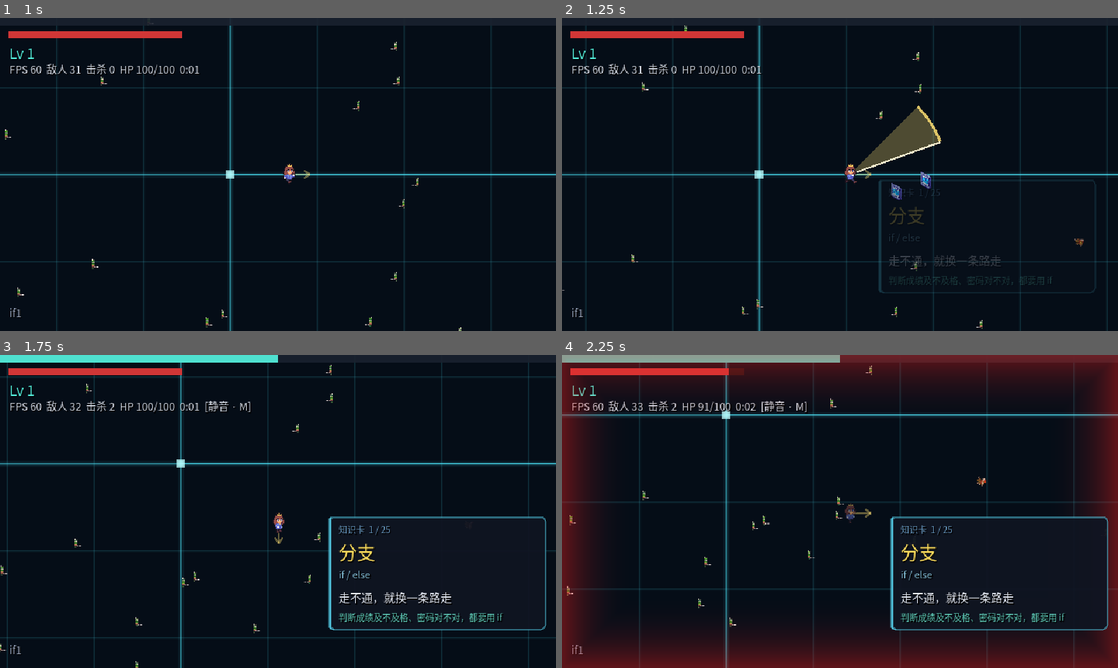
Above: before the commit, frames 1-4 (two rows, left to right).
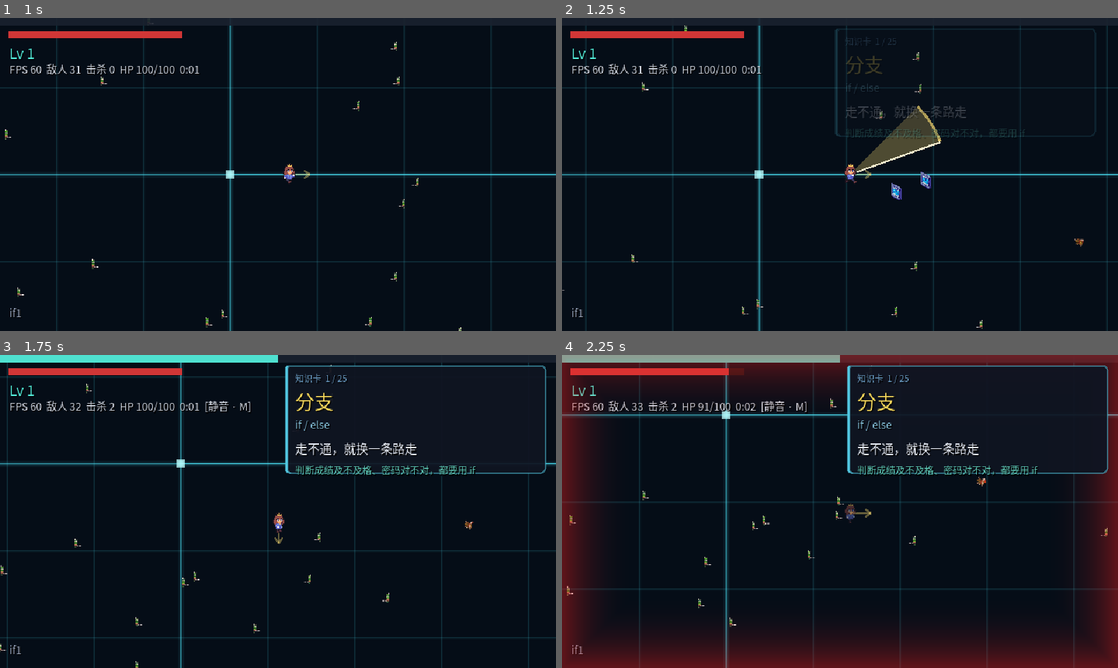
Above: after the commit, the same moments.

Repository: xy5945/CodeSurvivors
Game: Godot game, scene res://main.tscn
The game is run twice, just before and just after one commit, with the same random seed, the same clock (stepped at 60 frames per second) and the same inputs.
Inputs (mouse positions are in pixels of both pictures, inside the frame that each line leads up to):
- Up to frame 1 (1 s): move the mouse to (400, 158) at 0.52 s; hold D (move_right) from 0.53 s (still down); tap Tab (build_panel) at 0.6 s; click (400, 158) at 0.67 s
- Up to frame 2 (1.25 s): keep holding D (move_right)
- Up to frame 3 (1.75 s): move the mouse to (166, 527) at 1.27 s; release D (move_right) at 1.28 s; hold S (move_down) from 1.28 s (still down); tap M at 1.35 s
- Up to frame 4 (2.25 s): move the mouse to (895, 442) at 2.02 s; release S (move_down) at 2.03 s; hold D (move_right) from 2.03 s (still down); tap Tab (build_panel) at 2.1 s

Frame 1 is identical in both runs. In frame 2, 1.9% of the frame differs, in the area x 49-96%, y 3-88%; in frame 3, 4.3%; in frame 4, 7.7%, in the area x 51-99%, y 3-88%.

Commit message:
知识卡移到右上角（用户指定区域）+ 重新排版
- 位置：右上角，顶部与左上状态行（血条/Lv/FPS）平齐，不再遮挡交火区
- 尺寸 250x130 → 300x124，字号整体 +1（term 22 / plain 14 / use 11），
  宽版下三行文案大多一行放下，更易扫读
- 动画仍是右侧滑入 + 淡入淡出（offsets 驱动）
- --cardtest 回归全绿

Diff:
--- a/ui/knowledge_ui.gd
+++ b/ui/knowledge_ui.gd
@@ -6,9 +6,10 @@
 ## 三条设计约束（改这里之前先读）：
 ##
 ## 1. **不打断游戏**。它和升级弹窗最大的区别就在这里 —— 升级要暂停、要点鼠标，
-##    知识卡什么都不暂停，玩家一边躲怪一边瞄一眼就够。所以卡片放右下角
-##   （640x360 的视口里，左下是 Build 摘要、正中是玩家，只有右下是空的），
-##    而且永远不接受鼠标操作 —— 游戏中光标是隐藏的，让孩子去点卡片是找罪受。
+##    知识卡什么都不暂停，玩家一边躲怪一边瞄一眼就够。所以卡片放右上角，
+##    顶部与左上角的状态行（血条/Lv/FPS）平齐 —— 那一块在多数时候是空的，
+##    也不挡玩家与敌群交火的中轴线（用户 2026-09-17 指定红框区域）。
+##    永远不接受鼠标操作 —— 游戏中光标是隐藏的，让孩子去点卡片是找罪受。
 ##
 ## 2. **一次只显示一张，其余排队**。开局会同时触发"起始武器 + 变量"两张，
 ##    6 分钟后精英出场又是一堆。不排队的话角落里会叠成一摞，等于没做。
@@ -21,8 +22,9 @@
 ## 对机构来说，图鉴里那张表才是能直接拿去当课件素材的东西。
 ##
 
-const CARD_W := 250.0
-const CARD_H := 130.0
+const CARD_W := 300.0     # 右上角红框区域可用宽度约 310（从 Boss 血条右侧到屏幕边）
+const CARD_H := 124.0
+const CARD_TOP := 12.0    # 顶部与左上角血条/Lv/FPS 状态行平齐
 const HOLD := 6.0            # 只有一张时停留时长：读完三行中文大概要这么久
 const HOLD_QUEUED := 4.0     # 后面还排着队就缩短，否则追不上触发速度
 const FADE_IN := 0.22
@@ -155,18 +157,18 @@
 	add_child(root)
 
 	_card = Panel.new()
-	# 锚在右下角。不用 set_anchors_preset —— 它的 offset 推算依赖调用时的父矩形，
+	# 锚在右上角，顶部与左上角那排状态文字（血条/Lv/FPS 行）平齐。
+	# 不用 set_anchors_preset —— 它的 offset 推算依赖调用时的父矩形，
 	# _ready 阶段父级还没布局，算出来的锚点会错（实测卡片飘到屏幕外）。
-	# 显式写四个 anchors + 四个 offsets，行为完全确定：右下角往里缩 12px，
-	# 底部抬高 44px 给左下角的 Build 摘要让位。
+	# 显式写四个 anchors + 四个 offsets，行为完全确定。
 	_card.anchor_left = 1.0
 	_card.anchor_right = 1.0
-	_card.anchor_top = 1.0
-	_card.anchor_bottom = 1.0
+	_card.anchor_top = 0.0
+	_card.anchor_bottom = 0.0
 	_card.offset_left = -CARD_W - 12.0
 	_card.offset_right = -12.0
-	_card.offset_top = -CARD_H - 44.0
-	_card.offset_bottom = -44.0
+	_card.offset_top = CARD_TOP
+	_card.offset_bottom = CARD_TOP + CARD_H
 	_card.modulate.a = 0.0
 	root.add_child(_card)
 
@@ -198,24 +200,24 @@
 	vb.add_child(_head)
 
 	_term = Label.new()
-	UiFont.apply(_term, 21, C_TERM)
+	UiFont.apply(_term, 22, C_TERM)
 	vb.add_child(_term)
 
 	_code = Label.new()
-	UiFont.apply(_code, 11, C_CODE)
+	UiFont.apply(_code, 12, C_CODE)
 	vb.add_child(_code)
 
 	vb.add_child(_spacer(3))
 
 	_plain = Label.new()
-	UiFont.apply(_plain, 13, C_PLAIN)
+	UiFont.apply(_plain, 14, C_PLAIN)
 	_plain.autowrap_mode = TextServer.AUTOWRAP_WORD_SMART
 	vb.add_child(_plain)
 
 	vb.add_child(_spacer(2))
 
 	_use = Label.new()
-	UiFont.apply(_use, 10, C_USE)
+	UiFont.apply(_use, 11, C_USE)
 	_use.autowrap_mode = TextServer.AUTOWRAP_WORD_SMART
 	vb.add_child(_use)
 
